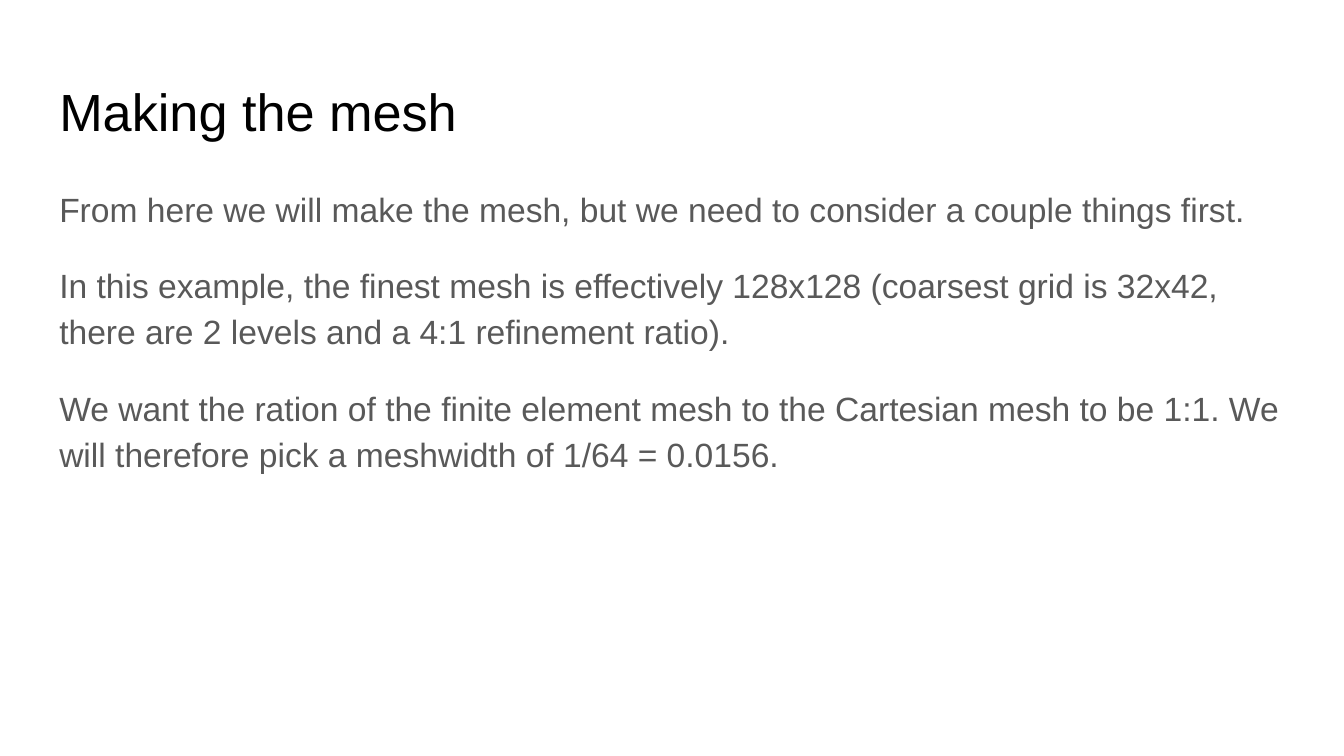
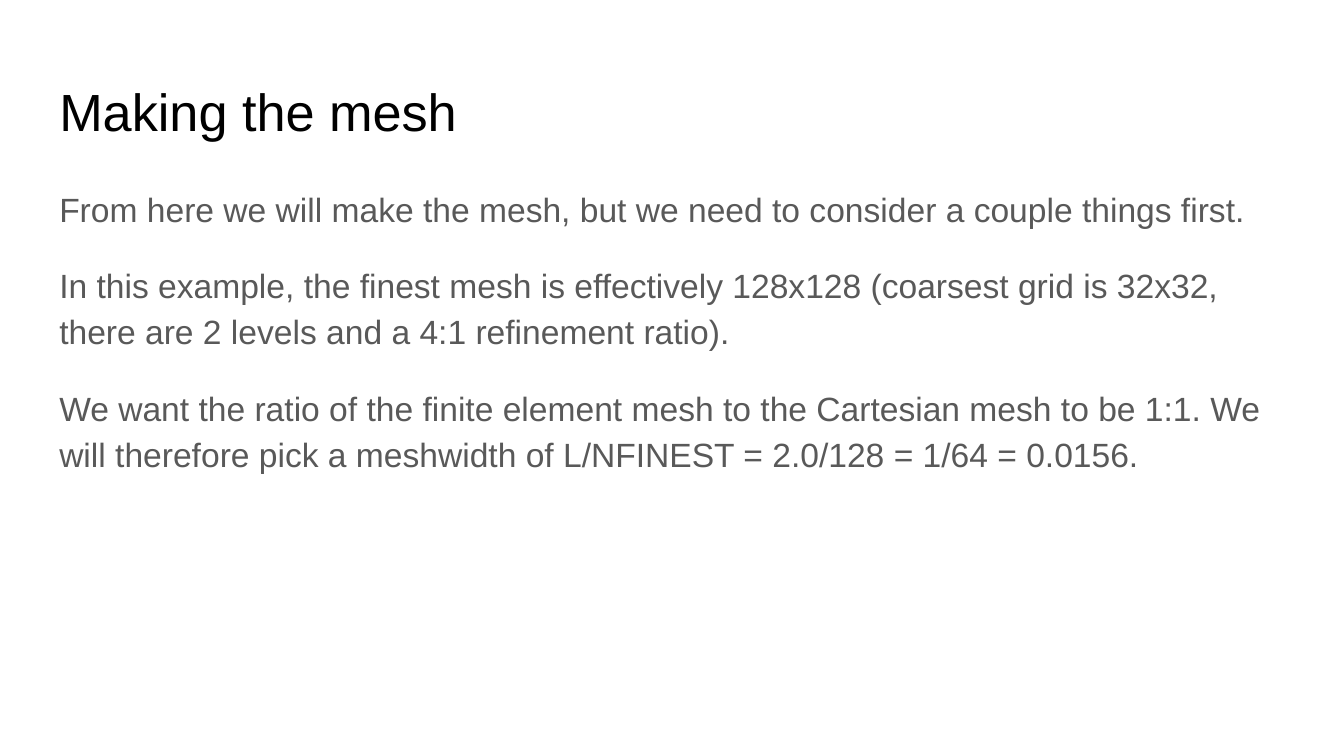
Before and after one commit to fairyflies9/IBAMR-Tutorials, a slide deck: slide 5 of IBFE Lectures/2-IBFE Make your own mesh and move it!.pptx. Drawn at 1344x756 pixels with LibreOffice and Linux fonts; fonts in the diff are those of the drawing. Boxes give left, top, right and bottom in pixels: in the first picture for what was removed or moved away, otherwise in the second. Text is boxed around its words. In the diff, an @@ line names an element or a change of style, - is before the commit and + after.

Commit message:
IBFE Lecture 4 and Examples

```diff
--- a/IBFE Lectures/2-IBFE Make your own mesh and move it!.pptx
+++ b/IBFE Lectures/2-IBFE Make your own mesh and move it!.pptx
@@ text at <box>59,273,1260,473</box>: text changed @@
-In this example, the finest mesh is effectively 128x128 (coarsest grid is 32x42, there are 2 levels and a 4:1 refinement ratio).
-We want the ration of the finite element mesh to the Cartesian mesh to be 1:1. We will therefore pick a meshwidth of 1/64 = 0.0156.
+In this example, the finest mesh is effectively 128x128 (coarsest grid is 32x32, there are 2 levels and a 4:1 refinement ratio).
+We want the ratio of the finite element mesh to the Cartesian mesh to be 1:1. We will therefore pick a meshwidth of L/NFINEST = 2.0/128 = 1/64 = 0.0156.
```
Also in this commit, not shown: 1 other slide changed, 16 other files.
